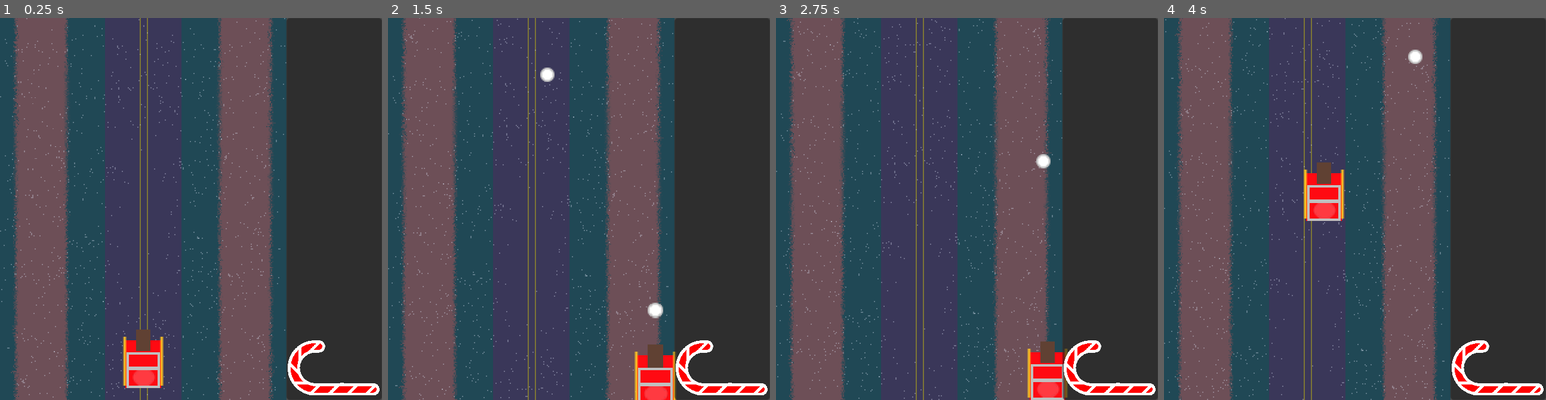
Above: before the commit, frames 1-4 (left to right).
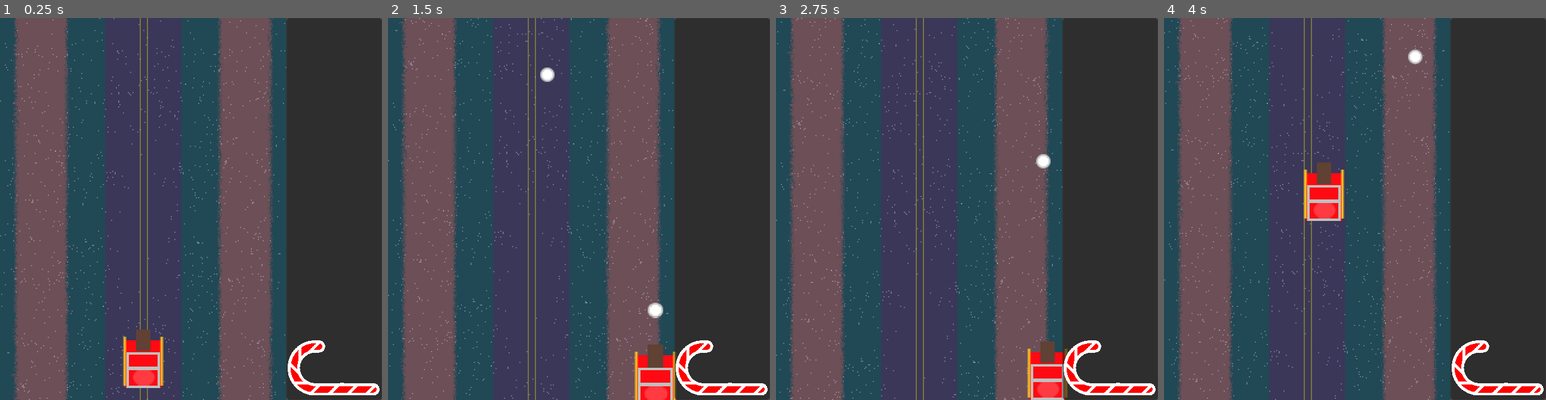
Above: after the commit, the same moments.

Repository: Zoidmania/gdex-2023-winter
Game: Godot game, scene res://stages/stage_north_america.tscn
Two runs of this game, one before a commit and one after it. Both use one fixed random seed, a clock stepped at 60 frames per second and the inputs below. The engine's default icon, where the game draws it, is replaced by a stand-in: a white triangle on a blue panel in a dark square.
Inputs:
- Up to frame 1 (0.25 s): no input
- Up to frame 2 (1.5 s): hold Right (santa_move_right) 0.53-1.28 s; tap Space (santa_shoot) at 0.6, 1.35 s; hold Down (santa_move_down) from 1.28 s (still down)
- Up to frame 3 (2.75 s): release Down (santa_move_down) at 2.03 s; hold Right (santa_move_right) from 2.03 s (still down); tap Space (santa_shoot) at 2.1 s
- Up to frame 4 (4 s): release Right (santa_move_right) at 2.78 s; hold Up (santa_move_up) 2.78-3.53 s; tap Space (santa_shoot) at 2.85, 3.6 s; hold Left (santa_move_left) from 3.53 s (still down)

The runs differ from the first frame. In frame 1, 4.3% of the frame differs, in the area x 0-75%, y 0-100%; in frame 2, 4.2%; in frame 3, 4.2%; in frame 4, 4.3%.

Commit message:
Update snowroad.gd

Diff:
--- a/src/assets/background/snowroad.gd
+++ b/src/assets/background/snowroad.gd
@@ -5,5 +5,5 @@
 @onready var road_layer: ParallaxLayer = %road
 
 func _process(delta: float) -> void:
-    snow_layer.motion_offset.y += 25 * delta
-    road_layer.motion_offset.y += 10 * delta
+    snow_layer.motion_offset.y += 40 * delta
+    road_layer.motion_offset.y += 20 * delta
